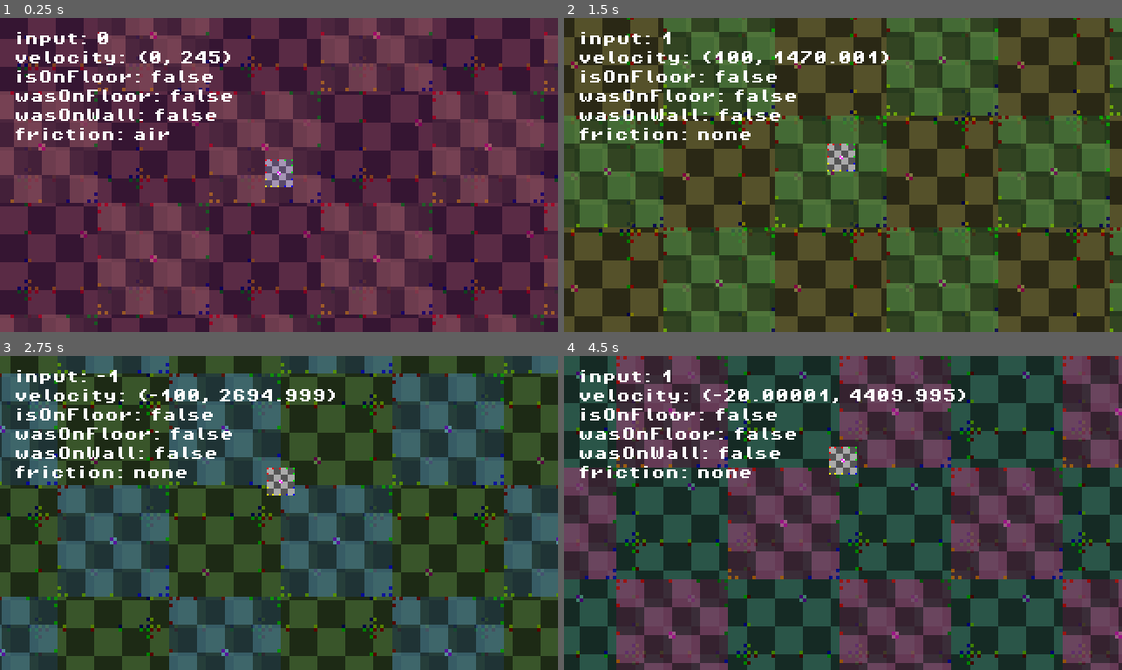
Above: before the commit, frames 1-4 (two rows, left to right).
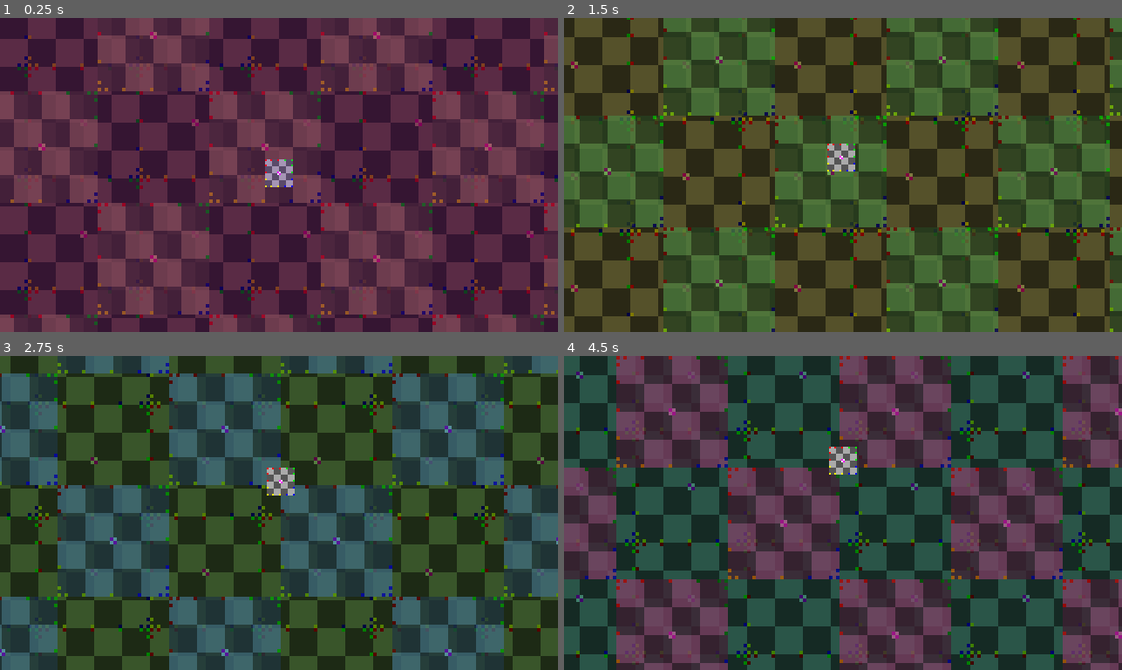
Above: after the commit, the same moments.

Repository: InvadingOctopus/comedot
Game: Godot game, scene res://Entities/Characters/PlayerEntityTemplate.tscn
Two runs of this game, one before a commit and one after it. Both use one fixed random seed, a clock stepped at 60 frames per second and the inputs below. This scene is started directly instead of the project's main scene.
Inputs (mouse positions are in pixels of both pictures, inside the frame that each line leads up to):
- Up to frame 1 (0.25 s): no input
- Up to frame 2 (1.5 s): move the mouse to (815, 237) at 0.52 s; hold Right (moveRight) from 0.53 s (still down); click (815, 237) at 0.6 s; tap Space (jump) at 0.77 s; move the mouse to (1010, 222) at 1.27 s; right-click (1010, 222) at 1.35 s
- Up to frame 3 (2.75 s): tap Space (jump) at 1.52 s; move the mouse to (111, 465) at 2.02 s; release Right (moveRight) at 2.03 s; hold Left (moveLeft) from 2.03 s (still down); click (111, 465) at 2.1 s
- Up to frame 4 (4.5 s): move the mouse to (870, 513) at 2.77 s; right-click (870, 513) at 2.85 s; tap Space (jump) at 3.02, 3.77 s; move the mouse to (759, 434) at 3.52 s; click (759, 434) at 3.6 s; move the mouse to (965, 497) at 4.27 s; release Left (moveLeft) at 4.28 s; hold Right (moveRight) from 4.28 s (still down); right-click (965, 497) at 4.35 s

The runs differ from the first frame. In frame 1, 2.5% of the frame differs, in the area x 2-42%, y 4-39%; in frame 2, 2.8%; in frame 3, 2.8%; in frame 4, 3.0%, in the area x 2-72%, y 4-39%.

Commit message:
Hide debug info
Oops

Diff:
--- a/Components/Control/PlatformControlComponent.gd
+++ b/Components/Control/PlatformControlComponent.gd
@@ -95,7 +95,7 @@
 
 	parentEntity.callOnceThisFrame(body.move_and_slide)
 
-	debugInfo()
+	#debugInfo()
 
 
 func processGravity(delta: float):
